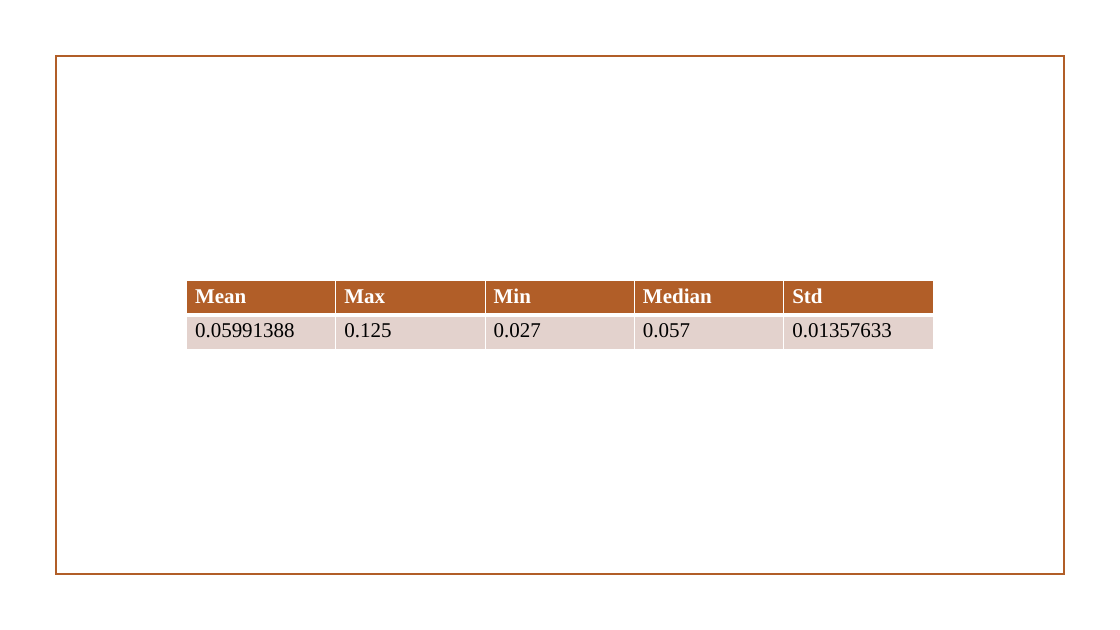
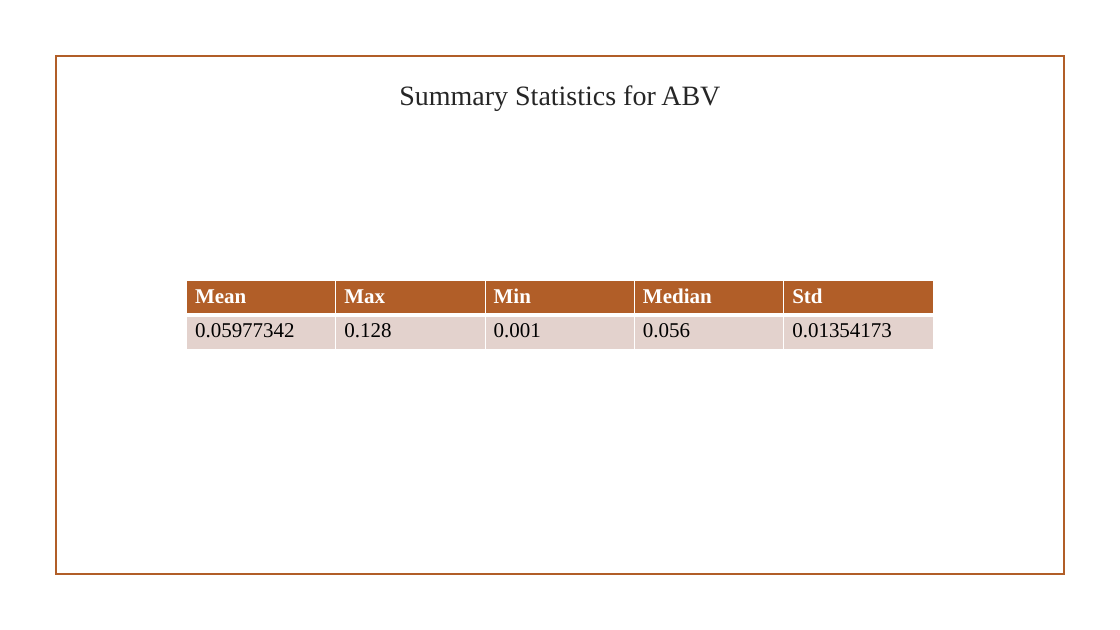
Before and after one commit to daveknockwin/MSDSCaseStudy1, a slide deck: slide 20 of The Pursuit of Hoppiness.pptx (slide 17 before the commit). Drawn at 1120x630 pixels with LibreOffice and Linux fonts; fonts in the diff are those of the drawing; background and template pictures are left out. Boxes give left, top, right and bottom in pixels: in the first picture for what was removed or moved away, otherwise in the second. Text is boxed around its words. In the diff, an @@ line names an element or a change of style, - is before the commit and + after.

```diff
--- a/The Pursuit of Hoppiness.pptx
+++ b/The Pursuit of Hoppiness.pptx
@@ text added at (x1=399, y1=85, x2=720, y2=110), 24 pt, text #262626 @@
+Summary Statistics for ABV
@@ table at (x1=187, y1=281, x2=934, y2=349) @@
-row 2: 0.05991388 | 0.125 | 0.027 | 0.057 | 0.01357633
+row 2: 0.05977342 | 0.128 | 0.001 | 0.056 | 0.01354173
```
Also in this commit, not shown: 16 other slides changed, 8 slides added, 3 slides removed.
